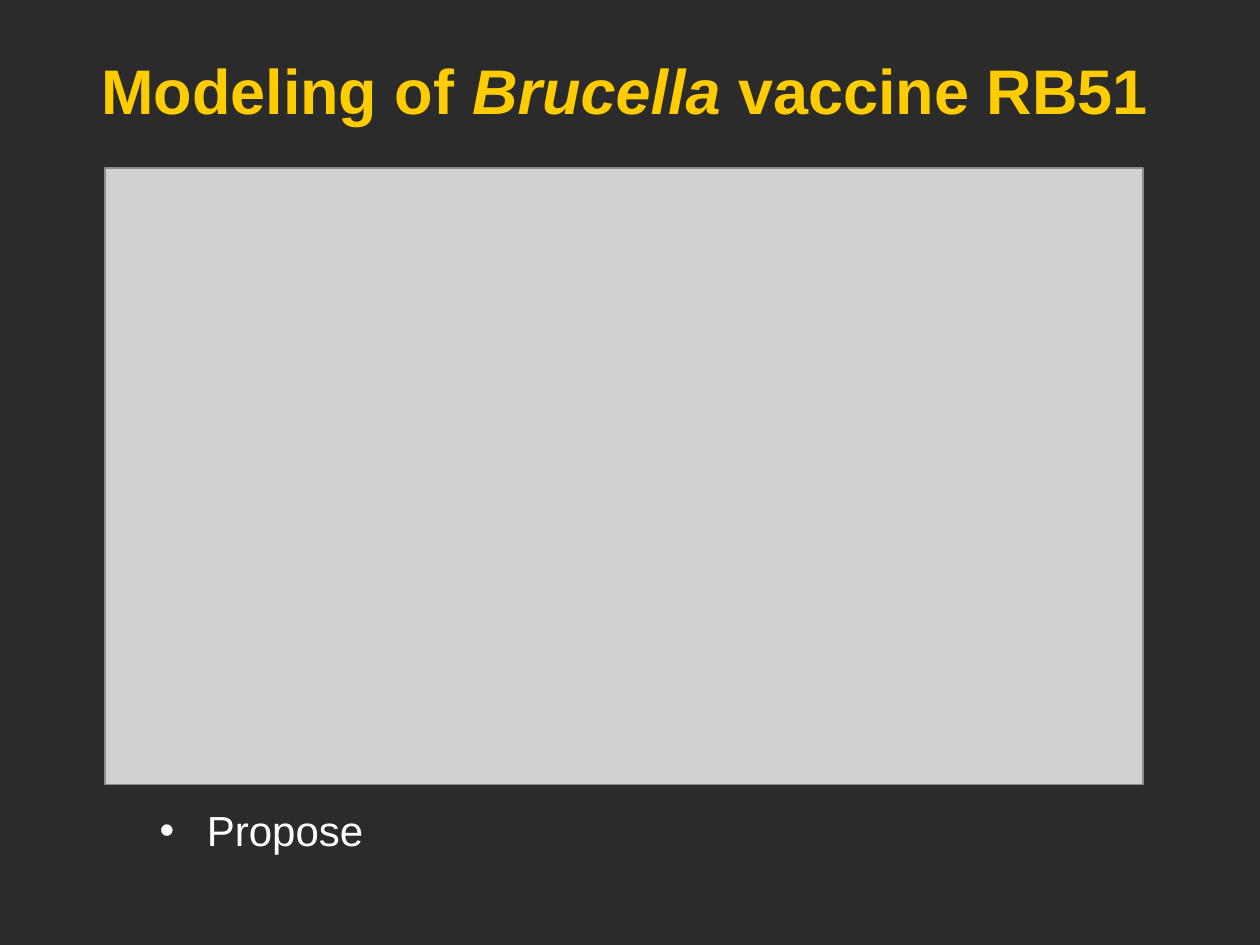
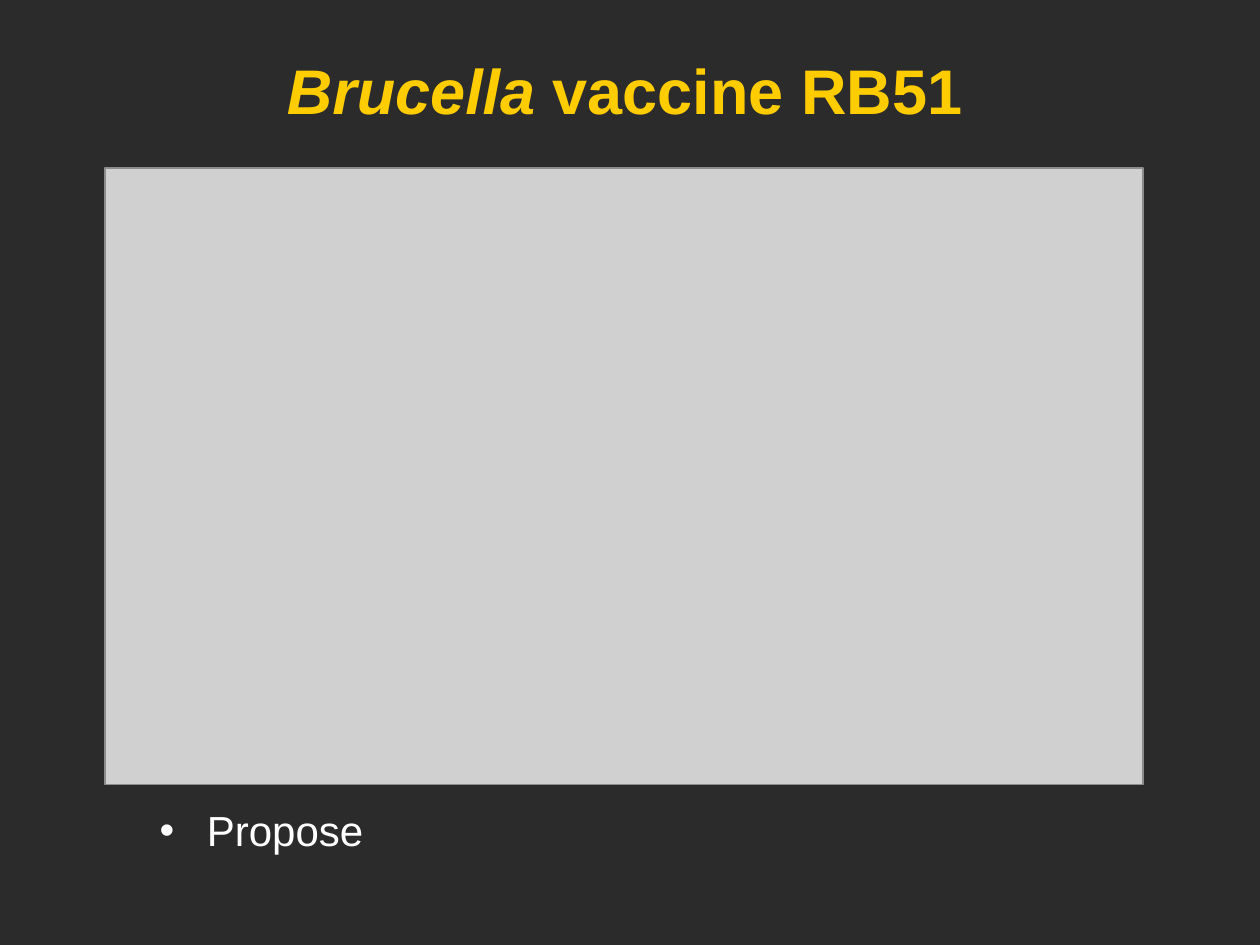
Before and after one commit to obi-ontology/obi-legacy-svn, a slide deck: slide 10 of trunk/docs/developer/use cases/Vaccine_usercase_Vancouver2010.ppt. Drawn at 1260x945 pixels with LibreOffice and Linux fonts; fonts in the diff are those of the drawing; grey boxes stand for pictures; background and template pictures are left out; a plain dark background stands for a picture behind light text. Boxes give left, top, right and bottom in pixels: in the first picture for what was removed or moved away, otherwise in the second. Text is boxed around its words. In the diff, an @@ line names an element or a change of style, - is before the commit and + after.

```diff
--- a/trunk/docs/developer/use cases/Vaccine_usercase_Vancouver2010.ppt
+++ b/trunk/docs/developer/use cases/Vaccine_usercase_Vancouver2010.ppt
@@ title at [287, 68, 962, 115]: text changed @@
-Modeling of Brucella vaccine RB51
+Brucella vaccine RB51
```
Also in this commit, not shown: 16 other slides changed.
